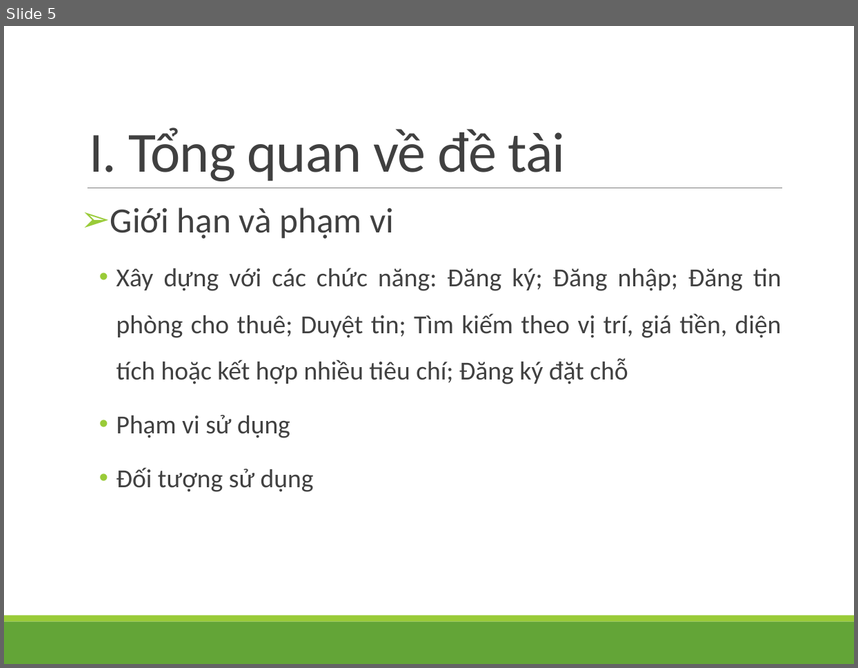
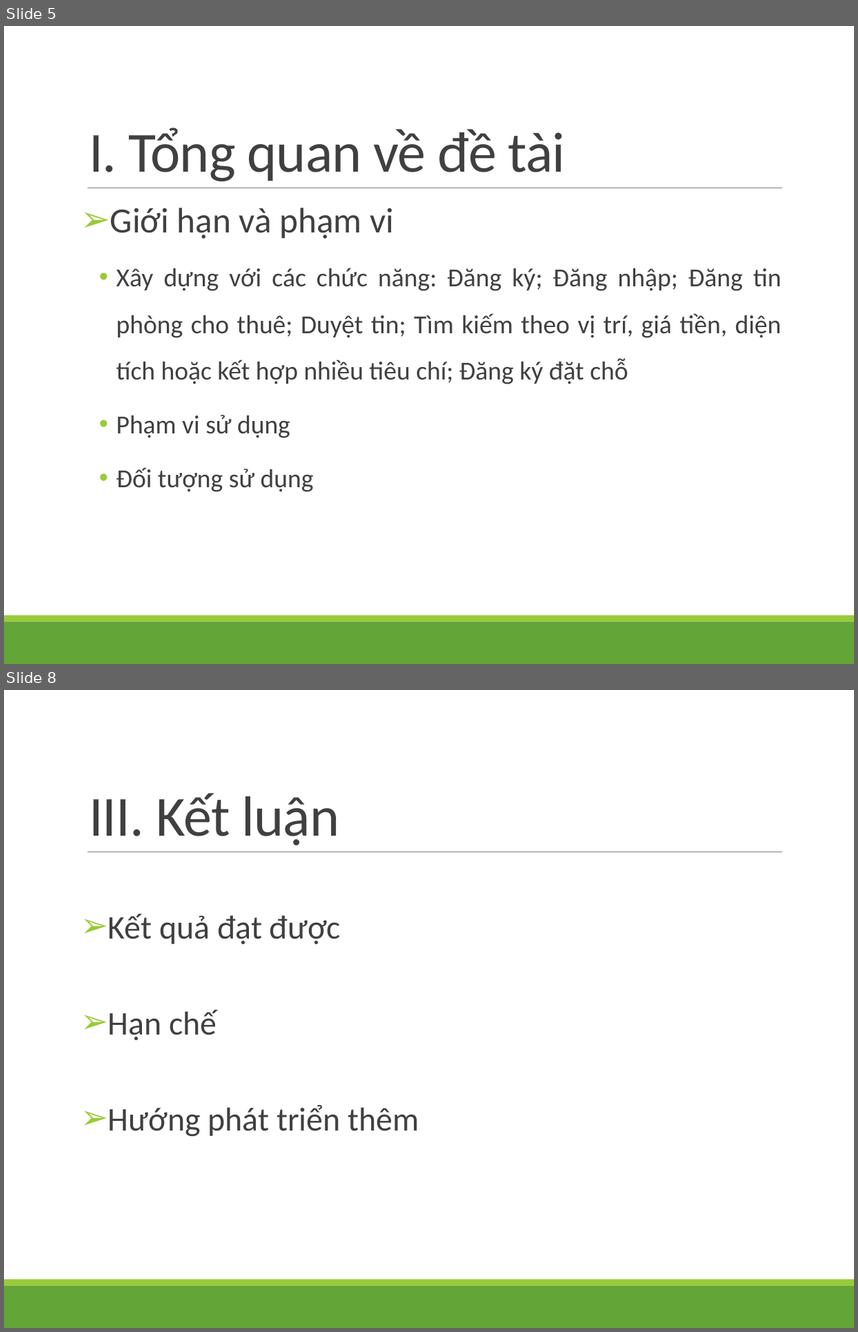
Before and after one commit to anhkhoa289/NhaTro, a slide deck: document/ThuyetMinh/TM.pptx. Shown one above the other, each under a label of ours: slide 5 before the commit, slides 5 and 8 after it; the slides between them are not shown. The pictures are 858x668 and 858x1332 pixels, drawn with LibreOffice and Linux fonts; fonts in the diff are those of the drawing. Boxes give left, top, right and bottom in pixels: in the first picture for what was removed or moved away, otherwise in the second. Text is boxed around its words. In the diff, an @@ line names an element or a change of style, - is before the commit and + after.

```diff
--- a/document/ThuyetMinh/TM.pptx
+++ b/document/ThuyetMinh/TM.pptx
@@ slide 8 added at bbox=[4, 690, 854, 1328], background #FFFFFF; not listed: 3 template elements that a slide beside it also shows @@
@@ title added at bbox=[89, 793, 339, 845], 48 pt, text #404040 @@
+III. Kết luận
@@ text added at bbox=[108, 914, 419, 1136], 28 pt, text #404040 @@
+➢ Kết quả đạt được
+➢ Hạn chế
+➢ Hướng phát triển thêm
```
Also in this commit, not shown: 2 slides changed, 3 other slides added, 1 slide removed, 11 other files.
